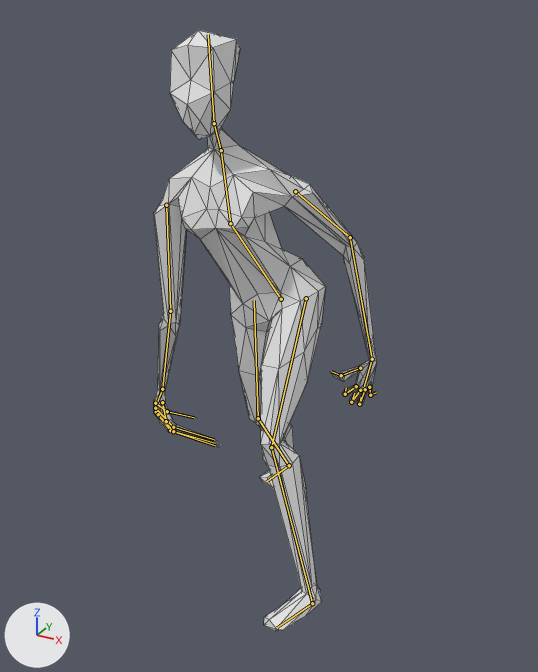
Renders of the Blender file models/source_files/mannequin.blend from each side of a commit.
Before and after are seen from a camera (50 mm lens) standing at (0.833, -1.799, 0.56) and looking at (0.003, -0.291, -0.194). The lights are fixed; the arrows at lower left show +X, +Y and +Z. Both versions are drawn at frame 1 of the action 'step'; the numbers are the values there. The bones that bend it are drawn over the model as lines. Mesh edges are drawn as thin lines.

Objects in the first picture: 'body'.
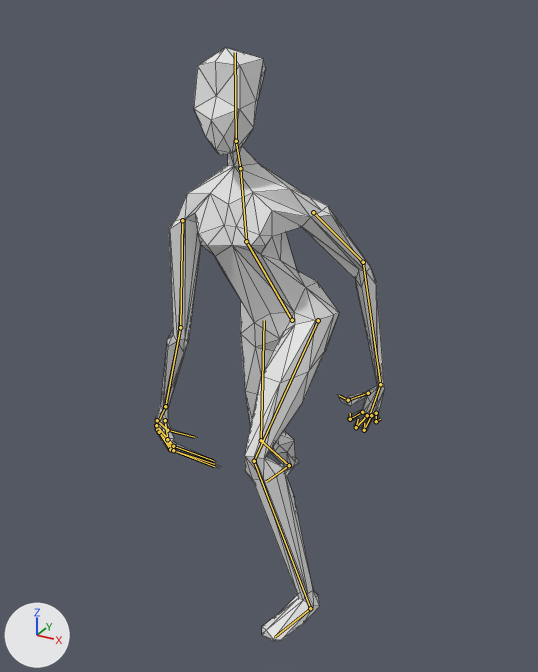
Boxes (x1, y1, x2, y2) around the edits, measured in the pictures (538 x 672 px):
'body', posed
    before: (153, 30, 377, 632)
    after: (155, 47, 385, 642)
bone 'Right Shin', root to tip
    before: (289, 465) to (258, 418)
    after: (289, 465) to (261, 440)
bone 'Right Thigh', root to tip
    before: (258, 418) to (254, 300)
    after: (261, 440) to (264, 320)
bone 'Left Thigh', root to tip
    before: (306, 298) to (271, 447)
    after: (318, 320) to (254, 461)
bone 'Left Shin', root to tip
    before: (271, 447) to (312, 603)
    after: (254, 461) to (310, 608)

Diff of the bpy script that builds the scene:
```diff
--- a/models/source_files/mannequin.blend.py
+++ b/models/source_files/mannequin.blend.py
@@ bone_right_shin @@
 bone_right_shin = bpy.data.objects['skeleton'].pose.bones['Right Shin']  # child of 'Base'
-bone_right_shin.rotation_quaternion = (0.946, 0.322, -0.006, -0.043)  # degrees (38, 1, -5)
+bone_right_shin.rotation_quaternion = (0.922, 0.376, -0.023, -0.09)  # degrees (44, 1, -11)
@@ bone_right_thigh @@
 bone_right_thigh = bpy.data.objects['skeleton'].pose.bones['Right Thigh']  # child of 'Right Shin'
-bone_right_thigh.rotation_quaternion = (0.955, -0.293, 0.012, 0.037)  # degrees (-34, 3, 4)
+bone_right_thigh.rotation_quaternion = (0.924, -0.374, 0.023, 0.073)  # degrees (-44, 6, 7)
@@ bone_left_thigh @@
 bone_left_thigh = bpy.data.objects['skeleton'].pose.bones['Left Thigh']  # child of 'Left Hip'
-bone_left_thigh.rotation_quaternion = (0.953, -0.293, -0.001, 0.079)  # degrees (-34, 3, 9)
+bone_left_thigh.rotation_quaternion = (0.922, -0.364, -0.041, 0.126)  # degrees (-43, 1, 15)
@@ bone_left_shin @@
 bone_left_shin = bpy.data.objects['skeleton'].pose.bones['Left Shin']  # child of 'Left Thigh'
-bone_left_shin.rotation_quaternion = (0.951, 0.274, 0.145, 0.007)  # degrees (33, 16, 6)
+bone_left_shin.rotation_quaternion = (0.882, 0.431, 0.19, -0.019)  # degrees (54, 21, 8)
```
